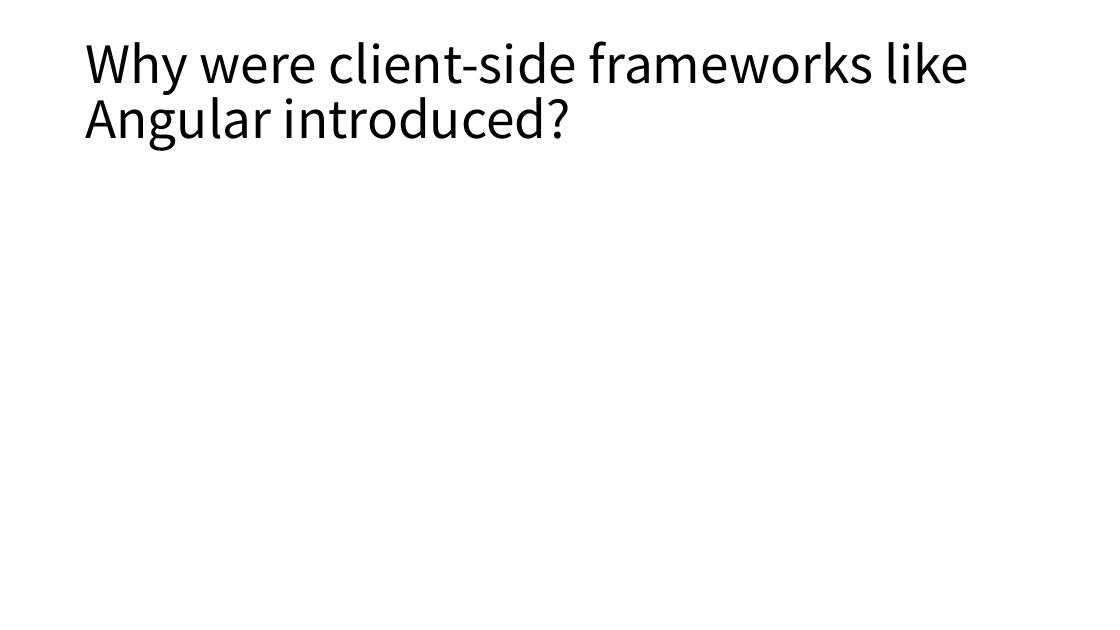
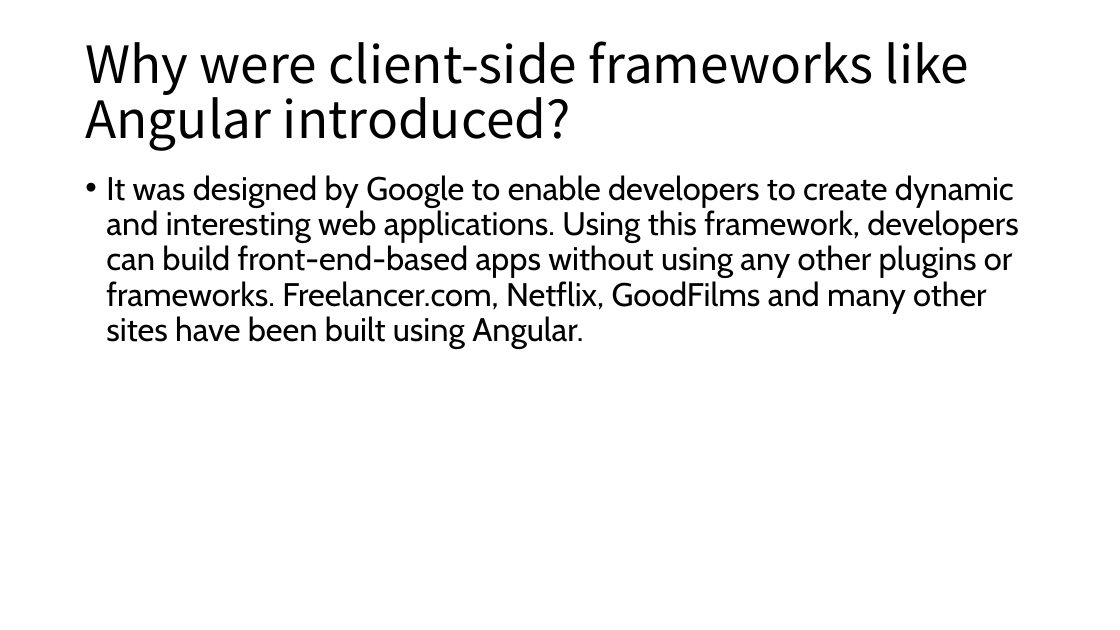
Before and after one commit to Marvioo/Cogent, a slide deck: slide 2 of Java Basics/UI Basics 3.pptx (slide 3 before the commit). Drawn at 1120x630 pixels with LibreOffice and Linux fonts; fonts in the diff are those of the drawing. Boxes give left, top, right and bottom in pixels: in the first picture for what was removed or moved away, otherwise in the second. Text is boxed around its words. In the diff, an @@ line names an element or a change of style, - is before the commit and + after.

```diff
--- a/Java Basics/UI Basics 3.pptx
+++ b/Java Basics/UI Basics 3.pptx
@@ text added at bbox=[106, 175, 1019, 349], 28 pt, text #000000 @@
+• It was designed by Google to enable developers to create dynamic and interesting web applications. Using this framework, developers can build front-end-based apps without using any other plugins or frameworks. Freelancer.com, Netflix, GoodFilms and many other sites have been built using Angular.
```
Also in this commit, not shown: 1 other slide changed, 13 slides added.
